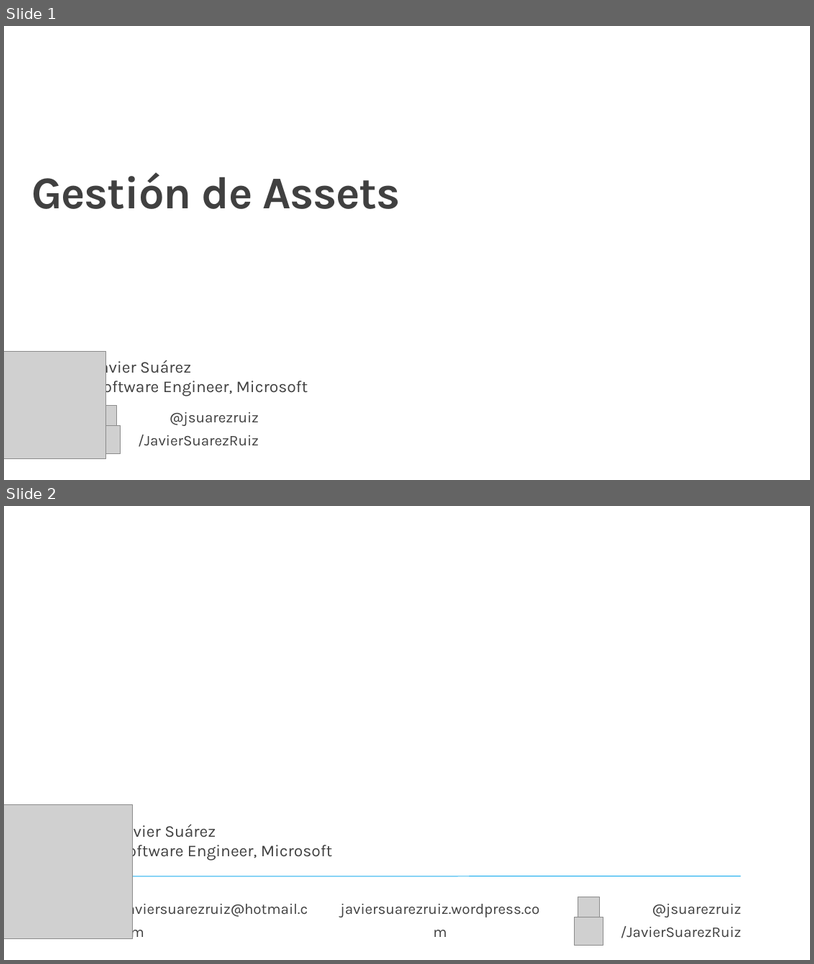
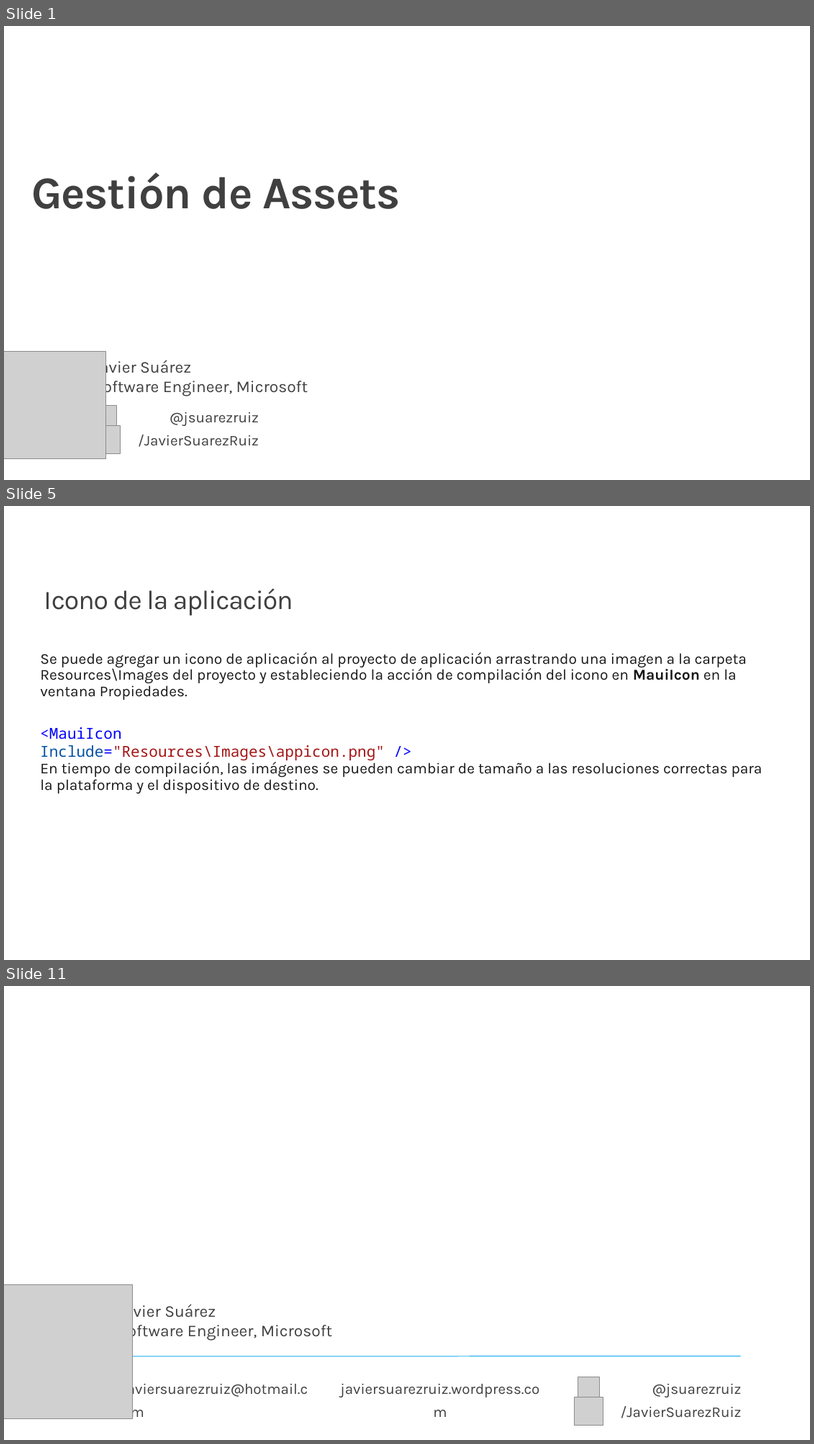
Before and after one commit to jsuarezruiz/taller-dotnet-maui, a slide deck: Bloque 3 - Creación de primera App/Taller12 - Gestión de Assets.pptx. Shown one above the other, each under a label of ours: slides 1 and 2 before the commit, slides 1, 5 and 11 after it; the slides between them are not shown. The pictures are 814x964 and 814x1444 pixels, drawn with LibreOffice and Linux fonts; fonts in the diff are those of the drawing; grey boxes stand for pictures; background and template pictures are left out. Boxes give left, top, right and bottom in pixels: in the first picture for what was removed or moved away, otherwise in the second. Text is boxed around its words. In the diff, an @@ line names an element or a change of style, - is before the commit and + after.

```diff
--- a/Bloque 3 - Creación de primera App/Taller12 - Gestión de Assets.pptx
+++ b/Bloque 3 - Creación de primera App/Taller12 - Gestión de Assets.pptx
@@ slide 5 added at bbox=[4, 506, 810, 960], background #FFFFFF @@
@@ title added at bbox=[44, 588, 293, 615], 32 pt, text #404040 @@
+Icono de la aplicación
@@ text added at bbox=[40, 652, 763, 793], 18 pt, text #171717 @@
+Se puede agregar un icono de aplicación al proyecto de aplicación arrastrando una imagen a la carpeta Resources\Images del proyecto y estableciendo la acción de compilación del icono en MauiIcon en la ventana Propiedades.
+En tiempo de compilación, las imágenes se pueden cambiar de tamaño a las resoluciones correctas para la plataforma y el dispositivo de destino.
@@ text added at bbox=[40, 727, 385, 760], 18 pt, text #A31515 @@
+<MauiIcon Include="Resources\Images\appicon.png" />
@@ what was slide 2 is now slide 11 @@
```
Also in this commit, not shown: 8 other slides added.
